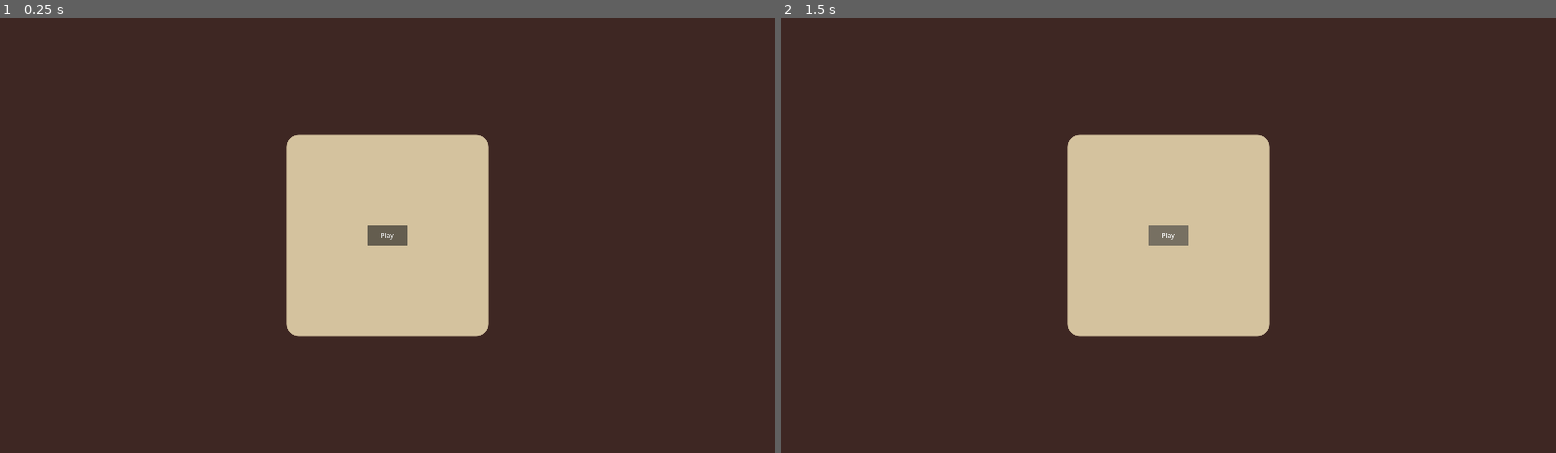
Above: before the commit, frames 1-2 (left to right).
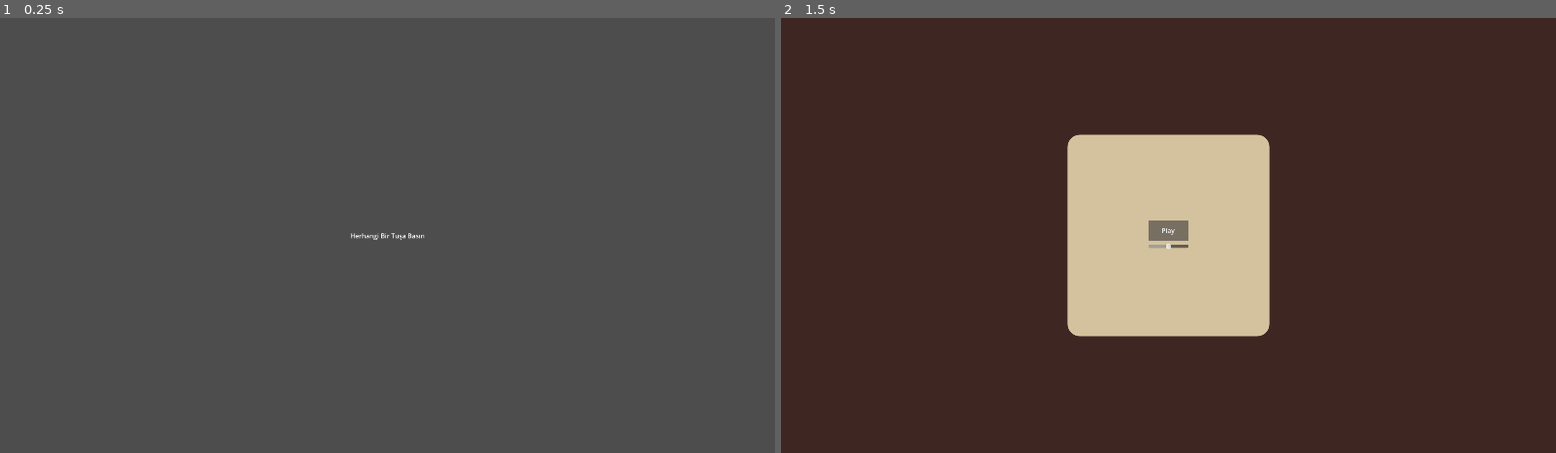
Above: after the commit, the same moments.

Repository: 06ergin06/cat_the_jam
Game: Godot game, scene res://scenes/start_screen.tscn
The game is run twice, just before and just after one commit, with the same random seed, the same clock (stepped at 60 frames per second) and the same inputs. Before the commit the project starts from res://scenes/node_2d.tscn.
Inputs (mouse positions are in pixels of both pictures, inside the frame that each line leads up to):
- Up to frame 1 (0.25 s): no input
- Up to frame 2 (1.5 s): click (1168, 235) at 0.5 s, where only the run before the commit has a clickable "Play"; click "Play" at 1.25 s

The runs differ from the first frame. In frame 1, 100% of the frame differs, in the area x 0-100%, y 0-100%; in frame 2, 0.2%.

Commit message:
add audio setting

Diff:
--- a/project.godot
+++ b/project.godot
@@ -11,7 +11,7 @@
 [application]
 
 config/name="catthejam"
-run/main_scene="res://scenes/node_2d.tscn"
+run/main_scene="uid://u4b32et544vx"
 config/features=PackedStringArray("4.6", "GL Compatibility")
 config/icon="res://assets/icon.svg"
 
--- a/scenes/global_music.tscn
+++ b/scenes/global_music.tscn
@@ -4,5 +4,5 @@
 
 [node name="GlobalMusic" type="AudioStreamPlayer" unique_id=816623291]
 stream = ExtResource("1_p76w3")
-volume_db = -20.0
+volume_db = -10.0
 autoplay = true
--- a/scenes/node_2d.tscn
+++ b/scenes/login_screen.tscn
@@ -60,4 +60,14 @@
 size_flags_horizontal = 4
 text = "Play"
 
+[node name="HSlider" type="HSlider" parent="PanelContainer/VBoxContainer" unique_id=1238606587]
+custom_minimum_size = Vector2(100, 20)
+layout_mode = 2
+size_flags_horizontal = 4
+min_value = 0.001
+max_value = 1.0
+step = 0.1
+value = 0.501
+
 [connection signal="pressed" from="PanelContainer/VBoxContainer/Button" to="." method="_on_button_pressed"]
+[connection signal="value_changed" from="PanelContainer/VBoxContainer/HSlider" to="." method="_on_h_slider_value_changed"]
--- /dev/null
+++ b/scenes/start_screen.tscn
@@ -0,0 +1,27 @@
+[gd_scene format=3 uid="uid://u4b32et544vx"]
+
+[ext_resource type="Script" uid="uid://jstkwx3h5fer" path="res://script/start_screen.gd" id="1_tx5wa"]
+
+[node name="StartScreen" type="Control" unique_id=1080300234]
+layout_mode = 3
+anchors_preset = 15
+anchor_right = 1.0
+anchor_bottom = 1.0
+grow_horizontal = 2
+grow_vertical = 2
+script = ExtResource("1_tx5wa")
+
+[node name="Label" type="Label" parent="." unique_id=963410983]
+layout_mode = 1
+anchors_preset = 8
+anchor_left = 0.5
+anchor_top = 0.5
+anchor_right = 0.5
+anchor_bottom = 0.5
+offset_left = -92.5
+offset_top = -11.5
+offset_right = 92.5
+offset_bottom = 11.5
+grow_horizontal = 2
+grow_vertical = 2
+text = "Herhangi Bir Tuşa Basın"
--- a/script/login.gd
+++ b/script/login.gd
@@ -8,6 +8,8 @@
 	if OS.has_feature("web"):
 		await get_tree().create_timer(0.5).timeout
 		check_for_auth_code()
+	if has_node("HSlider"):
+		$HSlider.value = db_to_linear(GlobalMusic.volume_db)
 
 func _on_button_pressed():
 	var url = AUTH_URL % [CLIENT_ID, REDIRECT_URI]
@@ -41,3 +43,7 @@
 			print("HATA: URL'de code parametresi var ama içi boş!")
 	else:
 		print("URL temiz, giriş yapılması bekleniyor...")
+
+
+func _on_h_slider_value_changed(value: float):
+	GlobalMusic.volume_db = linear_to_db(value)
--- /dev/null
+++ b/script/start_screen.gd
@@ -0,0 +1,21 @@
+extends Control
+
+func _ready():
+	# Sayfa yüklendiğinde URL'de yetkilendirme kodu olup olmadığını kontrol et
+	if OS.has_feature("web"):
+		var raw_query = JavaScriptBridge.eval("window.location.search")
+		if raw_query != null and "code=" in str(raw_query):
+			# Intra'dan yetkilendirme kodu ile dönülmüş.
+			# Tıklama beklemeden doğrudan giriş sahnesine yönlendir.
+			get_tree().change_scene_to_file("res://scenes/login_screen.tscn")
+
+func _input(event):
+	# İlk giriş veya normal başlangıç durumu
+	if (event is InputEventMouseButton and event.pressed) or (event is InputEventKey and event.pressed):
+		oyuna_gecis_yap()
+
+func oyuna_gecis_yap():
+	if not GlobalMusic.playing:
+		GlobalMusic.play()
+
+	get_tree().change_scene_to_file("res://scenes/login_screen.tscn")
Not shown, added: script/start_screen.gd.uid
